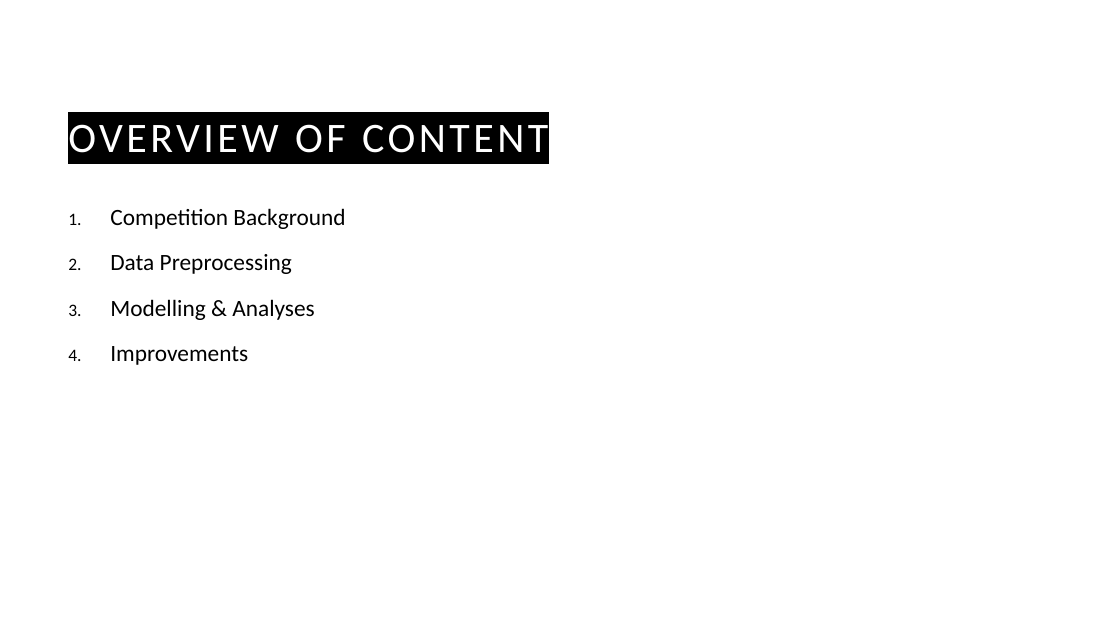
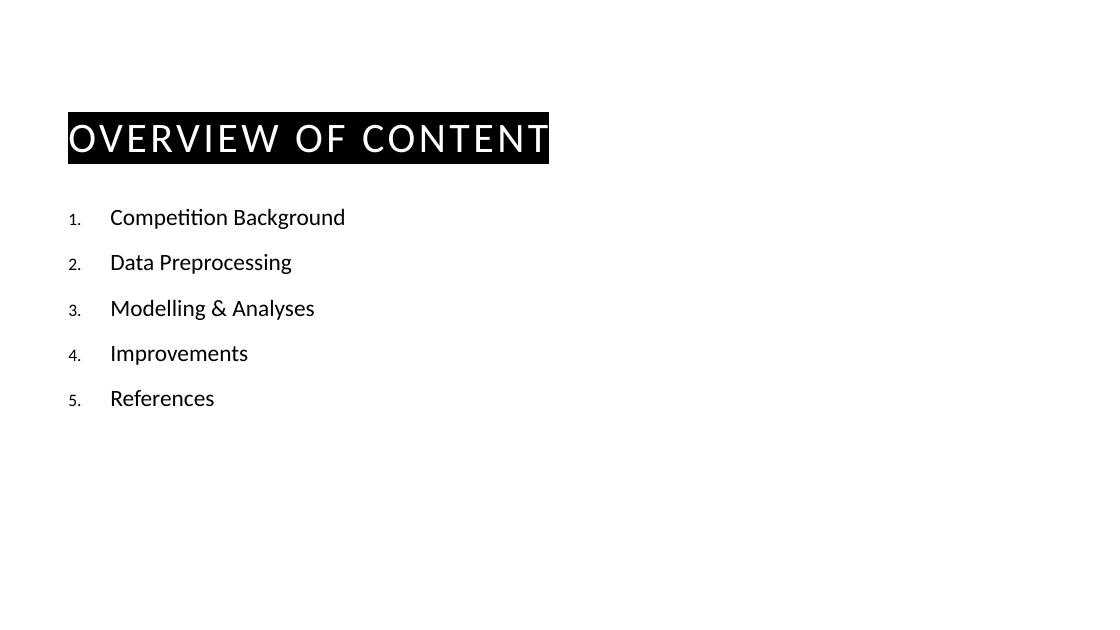
Before and after one commit to eitanaka/DATS6202_Final_Project, a slide deck: slide 2 of DATS6202_Final_Project_Presentation_NLP_draft.pptx. Drawn at 1120x630 pixels with LibreOffice and Linux fonts; fonts in the diff are those of the drawing. Boxes give left, top, right and bottom in pixels: in the first picture for what was removed or moved away, otherwise in the second. Text is boxed around its words. In the diff, an @@ line names an element or a change of style, - is before the commit and + after.

```diff
--- a/DATS6202_Final_Project_Presentation_NLP_draft.pptx
+++ b/DATS6202_Final_Project_Presentation_NLP_draft.pptx
@@ text at box(110, 390, 214, 406): paragraph added @@
+5. References
```
Also in this commit, not shown: 1 other slide changed, 6 slides added, 1 slide removed.
